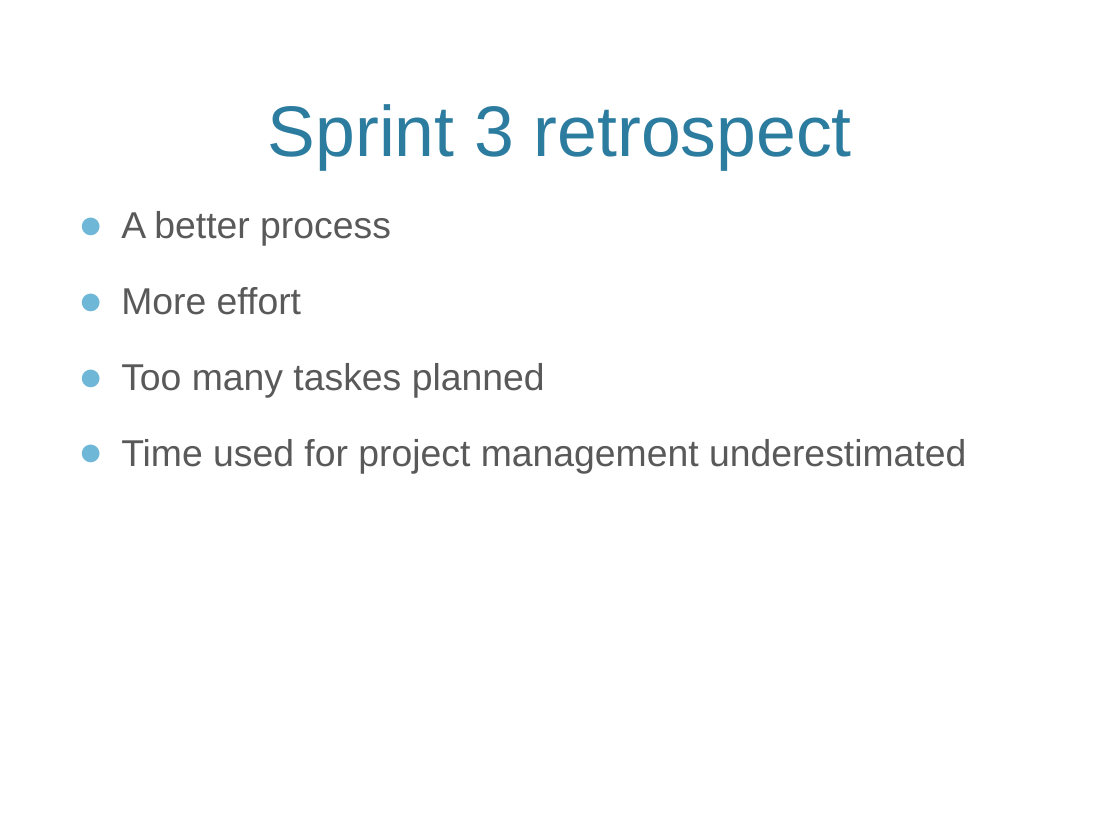
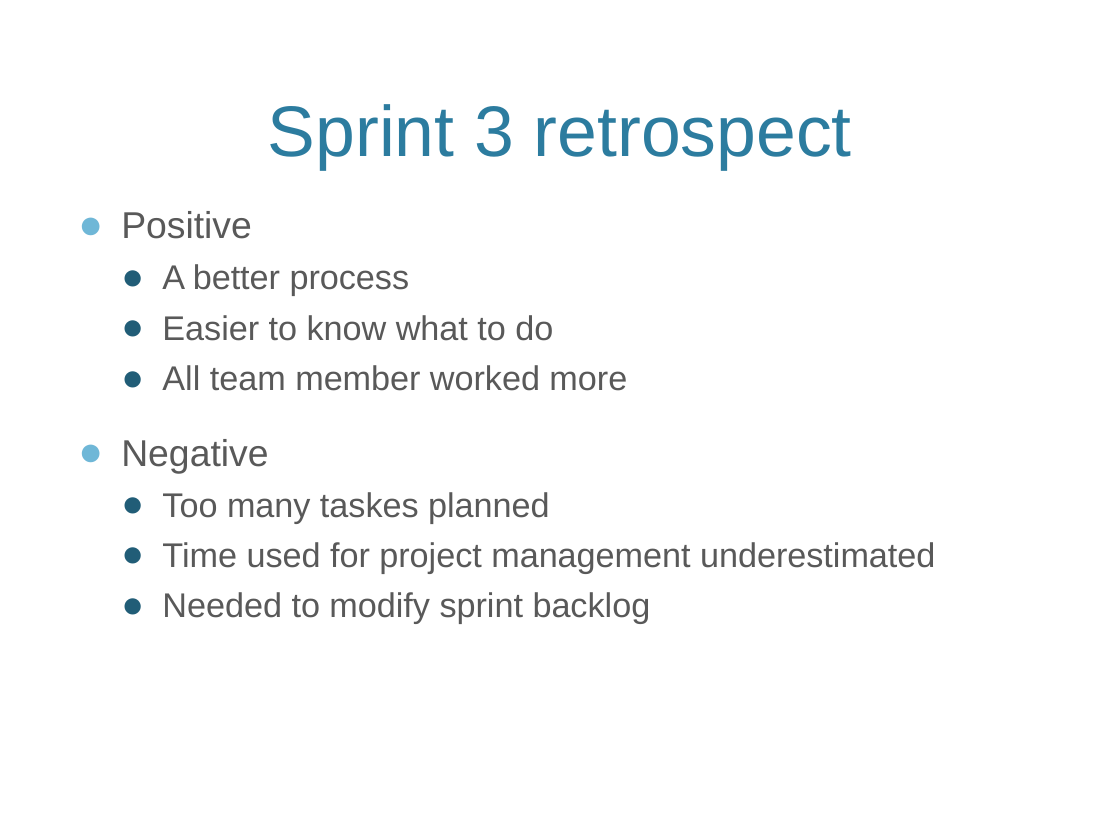
Before and after one commit to eventh/kpro9, a slide deck: slide 28 of presentation/TDT4290_FinalPresentasjon.pptx (slide 27 before the commit). Drawn at 1120x840 pixels with LibreOffice and Linux fonts; fonts in the diff are those of the drawing; background and template pictures are left out. Boxes give left, top, right and bottom in pixels: in the first picture for what was removed or moved away, otherwise in the second. Text is boxed around its words. In the diff, an @@ line names an element or a change of style, - is before the commit and + after.

```diff
--- a/presentation/TDT4290_FinalPresentasjon.pptx
+++ b/presentation/TDT4290_FinalPresentasjon.pptx
@@ text at [121,211,252,239]: paragraph added @@
+● Positive
@@ text at [162,264,935,574]: size 24 to 22 pt in "A better process", "Too many taskes planned", "Time used for project management underestimated"; list level 1 to 2 in "A better process"; bullet colour #6FB7D7 to #215D77; list level 1 to 2 in "Too many taskes planned"; list level 1 to 2 in "Time used for project management ..." @@
@@ text at [121,315,627,473]: text changed; size 24 to 22 pt @@
-● More effort
+  ● Easier to know what to do
+  ● All team member worked more
+● Negative
@@ text at [162,592,651,624]: paragraph added @@
+  ● Needed to modify sprint backlog
```
Also in this commit, not shown: 12 other slides changed, 5 slides added, 12 slides removed, 3 other files.
